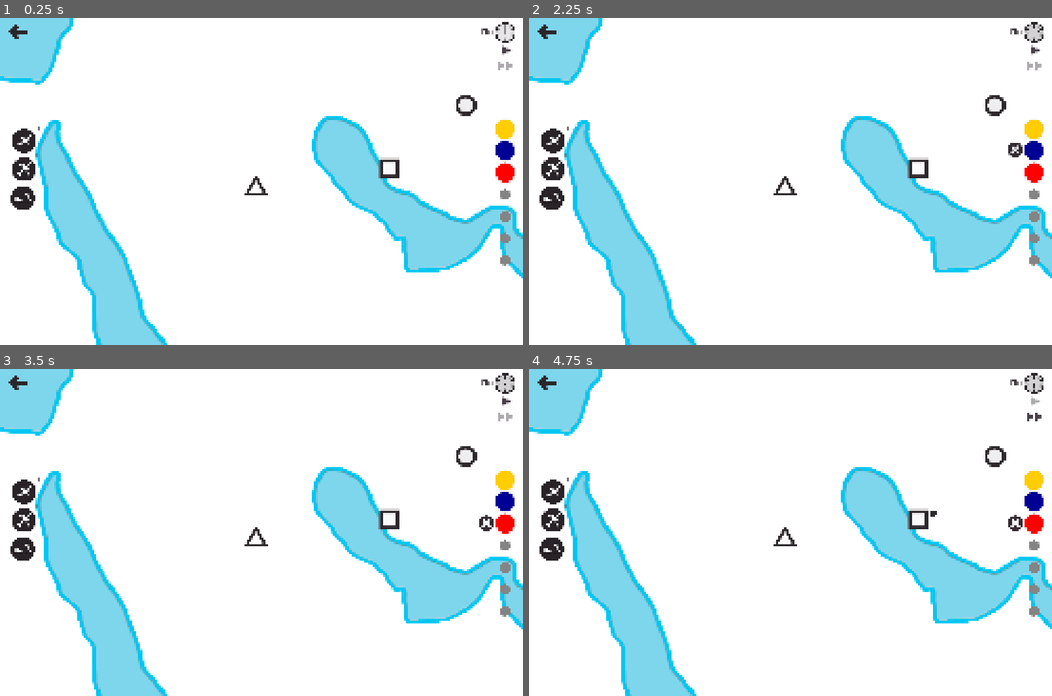
Above: before the commit, frames 1-4 (two rows, left to right).
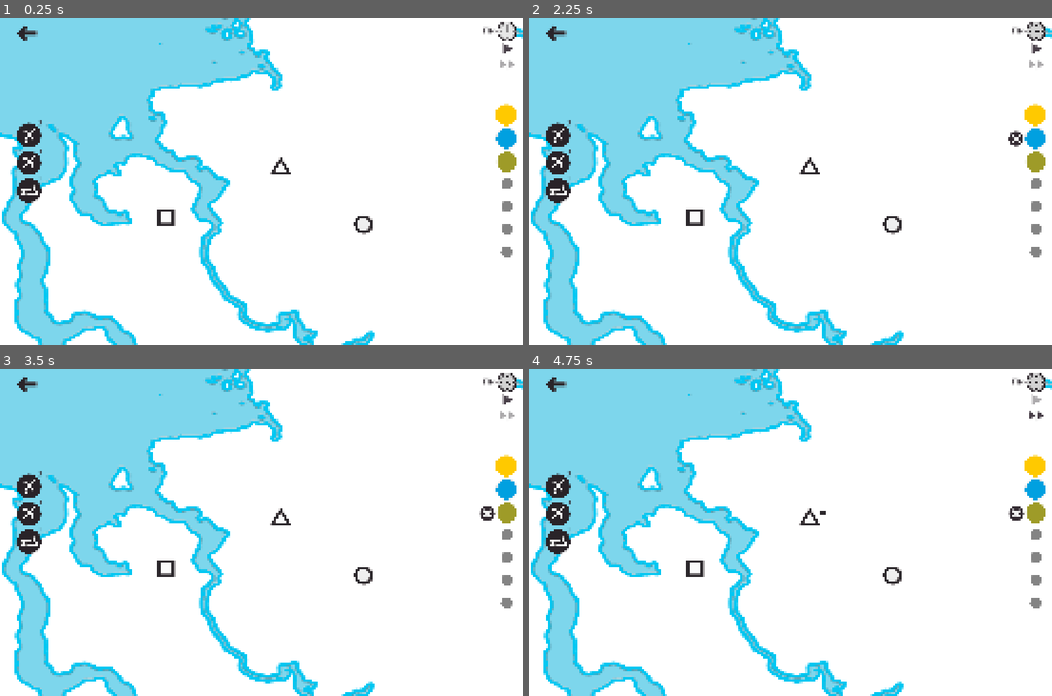
Above: after the commit, the same moments.

Repository: top-it-090304/Holding-Pattern
Game: Godot game, scene res://scene/MAP_SIBIR.tscn
The game is run twice, just before and just after one commit, with the same random seed, the same clock (stepped at 60 frames per second) and the same inputs. Before the commit the project starts from res://scene/MAP_IRAN.tscn.
Inputs (mouse positions are in pixels of both pictures, inside the frame that each line leads up to; where the layout moved, square brackets give the same spot in the first picture):
- Up to frame 1 (0.25 s): no input
- Up to frame 2 (2.25 s): click (1036, 116) [1036, 129] at 0.5 s; click (1036, 116) [1036, 129] at 1.25 s; click (1036, 138) [1036, 152] at 2 s
- Up to frame 3 (3.5 s): click (507, 512) [507, 522] at 2.75 s
- Up to frame 4 (4.75 s): click (1036, 398) [1036, 401] at 3.5 s; click (1036, 414) [1036, 418] at 4.25 s

The runs differ from the first frame. In frame 1, 36% of the frame differs, in the area x 0-100%, y 0-100%; in frame 2, 36%; in frame 3, 36%; in frame 4, 36%.

Commit message:
UI: изменение меню паузы

Diff:
--- a/project.godot
+++ b/project.godot
@@ -15,7 +15,7 @@
 [application]
 
 config/name="Air Rout"
-run/main_scene="uid://w3majmenhb7r"
+run/main_scene="uid://bbv23030tkbig"
 config/features=PackedStringArray("4.6", "Forward Plus")
 config/icon="uid://cs844d8qaefnd"
 
--- a/scene/MAP_IRAN.tscn
+++ b/scene/MAP_IRAN.tscn
@@ -145,11 +145,11 @@
 [node name="Continue" type="Button" parent="PauseMenu" unique_id=1744643231]
 z_index = 6
 layout_mode = 0
-offset_left = 841.0
-offset_top = -901.0
-offset_right = 1331.0
-offset_bottom = -794.0
-rotation = -0.2808132
+offset_left = 857.0
+offset_top = -1033.0
+offset_right = 1347.0
+offset_bottom = -926.0
+rotation = -0.20594884
 theme_override_font_sizes/font_size = 72
 icon = ExtResource("5_smxhb")
 flat = true
@@ -158,11 +158,11 @@
 process_mode = 2
 z_index = 5
 layout_mode = 0
-offset_left = 918.0
-offset_top = -872.0
-offset_right = 1465.0
-offset_bottom = -765.0
-rotation = -0.2808132
+offset_left = 927.0
+offset_top = -987.0
+offset_right = 1474.0
+offset_bottom = -880.0
+rotation = -0.20594884
 pivot_offset = Vector2(150, 40)
 theme_override_font_sizes/font_size = 72
 icon = ExtResource("6_d42c7")
@@ -173,11 +173,11 @@
 process_mode = 2
 z_index = 6
 layout_mode = 0
-offset_left = 907.0
-offset_top = -771.0
-offset_right = 1442.0
-offset_bottom = -677.6656
-rotation = -0.2808132
+offset_left = 909.0001
+offset_top = -884.0
+offset_right = 1444.0
+offset_bottom = -790.6656
+rotation = -0.20594884
 pivot_offset = Vector2(150, 40)
 theme_override_font_sizes/font_size = 72
 icon = ExtResource("7_qfpcn")
--- a/scene/MAP_SIBIR.tscn
+++ b/scene/MAP_SIBIR.tscn
@@ -143,11 +143,11 @@
 [node name="Continue" type="Button" parent="PauseMenu" unique_id=81321865]
 z_index = 6
 layout_mode = 0
-offset_left = 841.0
-offset_top = -901.0
-offset_right = 1331.0
-offset_bottom = -794.0
-rotation = -0.2808132
+offset_left = 968.0
+offset_top = -990.66425
+offset_right = 1458.0
+offset_bottom = -883.66425
+rotation = -0.20596625
 theme_override_font_sizes/font_size = 72
 icon = ExtResource("4_32jyh")
 flat = true
@@ -156,11 +156,11 @@
 process_mode = 2
 z_index = 5
 layout_mode = 0
-offset_left = 918.0
-offset_top = -872.0
-offset_right = 1465.0
-offset_bottom = -765.0
-rotation = -0.2808132
+offset_left = 1038.0
+offset_top = -944.66425
+offset_right = 1585.0
+offset_bottom = -837.66425
+rotation = -0.20594884
 pivot_offset = Vector2(150, 40)
 theme_override_font_sizes/font_size = 72
 icon = ExtResource("5_hwh2q")
@@ -171,11 +171,11 @@
 process_mode = 2
 z_index = 6
 layout_mode = 0
-offset_left = 907.0
-offset_top = -771.0
-offset_right = 1442.0
-offset_bottom = -677.6656
-rotation = -0.2808132
+offset_left = 1020.0
+offset_top = -843.66425
+offset_right = 1555.0
+offset_bottom = -750.32983
+rotation = -0.20594884
 pivot_offset = Vector2(150, 40)
 theme_override_font_sizes/font_size = 72
 icon = ExtResource("6_wcfiu")
